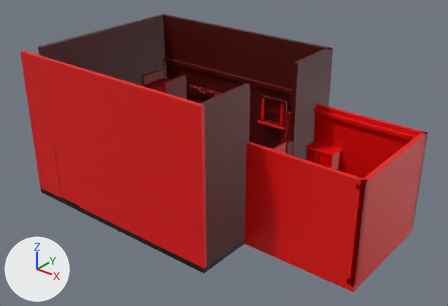
A saved change to the glTF model jane/3d/out/workshop.glb.
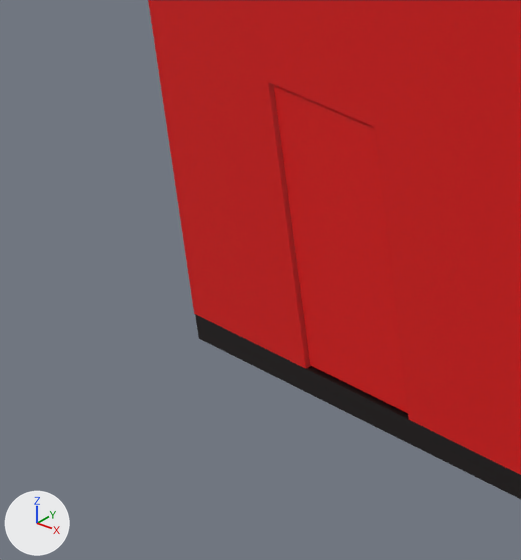
There are two pictures of each version: one whole from a 50 mm lens placed at (14.77, -15.64, 11.86), pointed at (2.16, 0.13, 2.09), one close up on the part from 1% to 22% of the width and 43% to 76% of the height. Arrows for +X, +Y and +Z are at lower left; the lights stay in place. The last two pictures show the newer version. Vertices at exactly the same position are counted once.

The first close-up shows 'door', 'outlined', 'plain'.
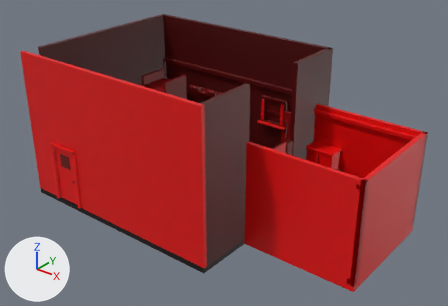
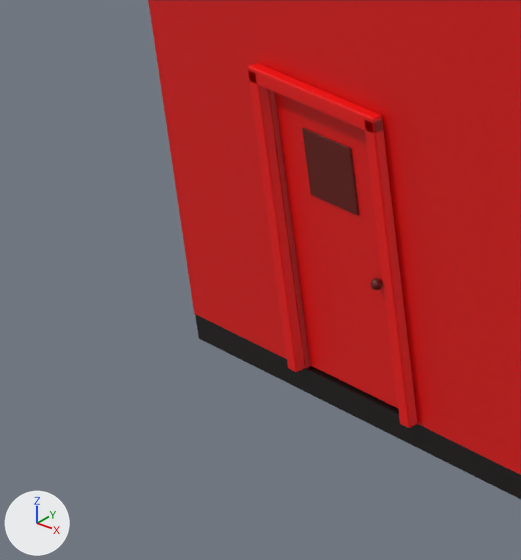
The change, as a list of edits to the scene's bpy script:
```text
Change me_door:
    used by ob_door; location = (-2.93, -3.38, 0.0)
    remove me_door.from_pydata(...)  # 366 vertices, 720 faces; spans x 0.0..1.06, y -0.05..0.16, z 0.02..2.18
    add me_door.from_pydata(...)  # 676 vertices, 1332 faces; spans x 0.0..1.06, y -0.13..0.16, z 0.02..2.18
    me_door part 1: the loose piece of 44 vertices spanning x 0.28..0.78, y 0.04..0.06, z 1.45..1.95 is copied, and the copy is moved by (0.0, -0.11, 0.0); it spans x 0.28..0.78, y -0.06..-0.04, z 1.45..1.95
    me_door part 2: a new loose piece, a UV sphere (24 segments, 12 rings, poles along z) spanning x 0.89..0.97, y -0.13..-0.05, z 0.96..1.04, in mat_defaultmaterial
Change me_outlined:
    used by ob_outlined; location = (-4.06, 3.6, 1.82)
    remove me_outlined.from_pydata(...)  # 15501 vertices, 29976 faces; spans x -0.15..12.41, y -7.05..0.08, z -2.02..3.68
    add me_outlined.from_pydata(...)  # 15669 vertices, 30300 faces; spans x -0.15..12.41, y -7.13..0.08, z -2.02..3.68
    me_outlined part 3: the loose piece of 56 vertices spanning x 1.01..1.11, y -6.92..-6.84, z -1.82..0.48 is copied, and the copy is moved by (0.0, -0.21, 0.0); it spans x 1.01..1.11, y -7.13..-7.05, z -1.82..0.48
    me_outlined part 4: the loose piece of 56 vertices spanning x 2.21..2.31, y -6.92..-6.84, z -1.82..0.48 is copied, and the copy is moved by (0.0, -0.21, 0.0); it spans x 2.21..2.31, y -7.13..-7.05, z -1.82..0.48
    me_outlined part 5: the loose piece of 56 vertices spanning x 1.01..2.31, y -6.92..-6.84, z 0.38..0.5 is copied, and the copy is moved by (0.0, -0.21, 0.0); it spans x 1.01..2.31, y -7.13..-7.05, z 0.38..0.5
    other edits to the shape of me_outlined do not show in these pictures
```

Where the change shows, as pixel boxes [x1, y1, x2, y2] in the close-ups (521 x 560 px):
'door', reshaped
    before: [274, 85, 408, 413]
    after: [275, 93, 398, 408]
part 1 of me_door, added (red)
    after: [302, 128, 359, 215]
part 2 of me_door, added
    after: [370, 278, 383, 290]
part 3 of me_outlined, added (red)
    after: [248, 71, 305, 372]
part 4 of me_outlined, added (red)
    after: [365, 120, 417, 428]
part 5 of me_outlined, added (red)
    after: [248, 63, 383, 133]
